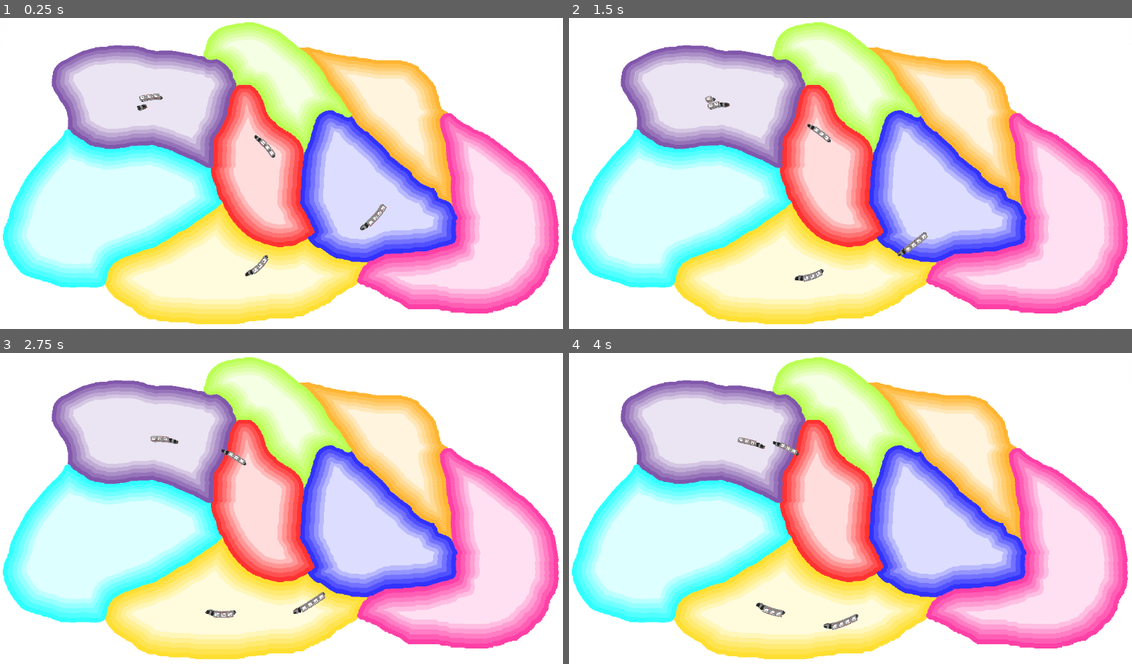
Above: before the commit, frames 1-4 (two rows, left to right).
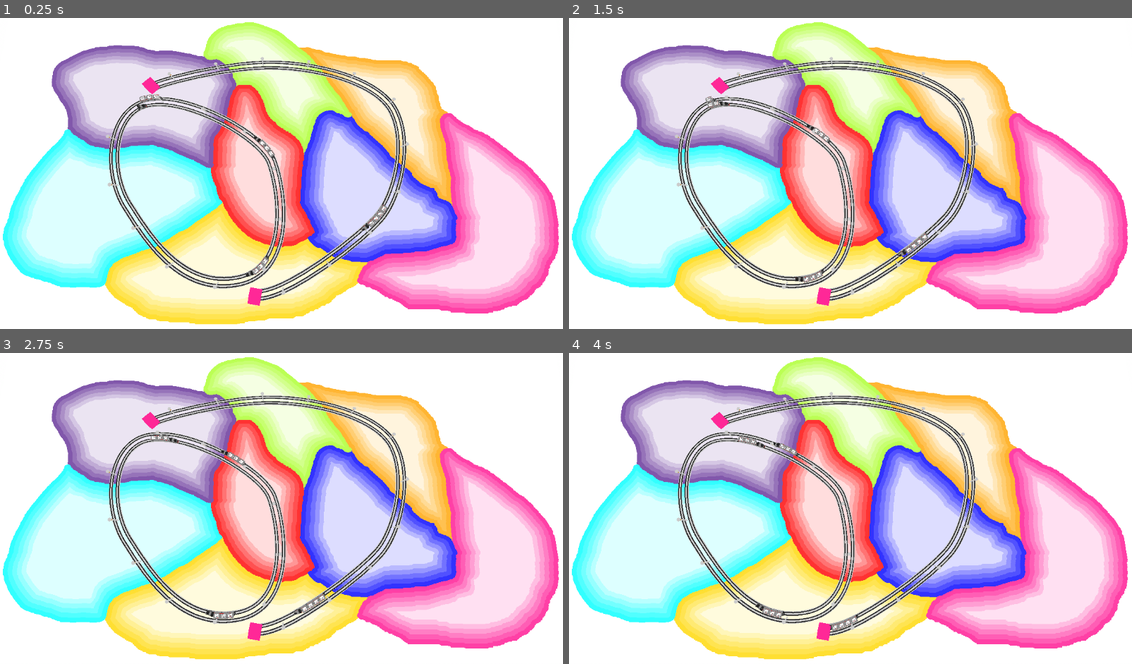
Above: after the commit, the same moments.

Repository: squirrelsoftcompany/LD54
Game: Godot game, scene res://_scenes/main.tscn
Same seed, same stepped clock (60 frames per second), same inputs: the game is played once before the commit and once after it.
Inputs (mouse positions are in pixels of both pictures, inside the frame that each line leads up to):
- Up to frame 1 (0.25 s): no input
- Up to frame 2 (1.5 s): move the mouse to (974, 157) at 0.52 s; move the mouse to (737, 189) at 1.27 s
- Up to frame 3 (2.75 s): move the mouse to (337, 436) at 2.02 s
- Up to frame 4 (4 s): move the mouse to (822, 570) at 2.77 s; move the mouse to (1019, 555) at 3.52 s

The runs differ from the first frame. In frame 1, 5.5% of the frame differs, in the area x 18-73%, y 12-93%; in frame 2, 5.5%; in frame 3, 5.5%; in frame 4, 5.5%.

Commit message:
rail generation

Diff:
--- /dev/null
+++ b/_scenes/nodes/end_of_line.tscn
@@ -0,0 +1,9 @@
+[gd_scene load_steps=3 format=3 uid="uid://ija2tya6eanq"]
+
+[ext_resource type="Material" uid="uid://d1oplnes2dpb8" path="res://resources/CountryMaterial/deeppink.tres" id="1_c2tl3"]
+[ext_resource type="ArrayMesh" uid="uid://cin5iu3htnk27" path="res://models/hangar.obj" id="2_ewtpq"]
+
+[node name="EndOfLine" type="MeshInstance3D"]
+visible = false
+material_override = ExtResource("1_c2tl3")
+mesh = ExtResource("2_ewtpq")
--- /dev/null
+++ b/_scenes/railways/lamp.tres
@@ -0,0 +1,81 @@
+[gd_resource type="VisualShader" load_steps=7 format=3 uid="uid://dmyndsbquyj6a"]
+
+[sub_resource type="VisualShaderNodeInput" id="VisualShaderNodeInput_s3jad"]
+expanded_output_ports = [0]
+input_name = "uv"
+
+[sub_resource type="VisualShaderNodeCompare" id="VisualShaderNodeCompare_d4bd7"]
+default_input_values = [0, 0.0, 1, 0.3, 2, 1e-05]
+function = 2
+
+[sub_resource type="VisualShaderNodeMix" id="VisualShaderNodeMix_i2kqb"]
+default_input_values = [0, Vector3(0, 0, 0), 1, Vector3(1, 1, 1), 2, Vector3(0.5, 0.5, 0.5)]
+op_type = 3
+
+[sub_resource type="VisualShaderNodeColorParameter" id="VisualShaderNodeColorParameter_brv74"]
+parameter_name = "light"
+
+[sub_resource type="VisualShaderNodeColorParameter" id="VisualShaderNodeColorParameter_fv46h"]
+parameter_name = "structure"
+
+[sub_resource type="VisualShaderNodeMix" id="VisualShaderNodeMix_vb1lc"]
+default_input_values = [0, Vector3(0, 0, 0), 1, Vector3(1, 1, 1), 2, Vector3(0.5, 0.5, 0.5)]
+op_type = 3
+
+[resource]
+code = "shader_type spatial;
+render_mode blend_mix, depth_draw_opaque, cull_back, diffuse_lambert, specular_schlick_ggx;
+
+uniform vec4 structure : source_color;
+uniform vec4 light : source_color;
+
+
+
+void fragment() {
+// ColorParameter:6
+	vec4 n_out6p0 = structure;
+
+
+// ColorParameter:5
+	vec4 n_out5p0 = light;
+
+
+// Input:2
+	vec2 n_out2p0 = UV;
+	float n_out2p1 = n_out2p0.r;
+
+
+// Compare:3
+	float n_in3p1 = 0.30000;
+	bool n_out3p0 = n_out2p1 > n_in3p1;
+
+
+// Mix:4
+	vec3 n_out4p0 = mix(vec3(n_out6p0.xyz), vec3(n_out5p0.xyz), vec3(n_out3p0 ? 1.0 : 0.0));
+
+
+// Mix:7
+	vec3 n_in7p0 = vec3(0.00000, 0.00000, 0.00000);
+	vec3 n_out7p0 = mix(n_in7p0, vec3(n_out5p0.xyz), vec3(n_out3p0 ? 1.0 : 0.0));
+
+
+// Output:0
+	ALBEDO = n_out4p0;
+	EMISSION = n_out7p0;
+
+
+}
+"
+nodes/fragment/2/node = SubResource("VisualShaderNodeInput_s3jad")
+nodes/fragment/2/position = Vector2(-580, 260)
+nodes/fragment/3/node = SubResource("VisualShaderNodeCompare_d4bd7")
+nodes/fragment/3/position = Vector2(-220, 260)
+nodes/fragment/4/node = SubResource("VisualShaderNodeMix_i2kqb")
+nodes/fragment/4/position = Vector2(120, 160)
+nodes/fragment/5/node = SubResource("VisualShaderNodeColorParameter_brv74")
+nodes/fragment/5/position = Vector2(-300, -160)
+nodes/fragment/6/node = SubResource("VisualShaderNodeColorParameter_fv46h")
+nodes/fragment/6/position = Vector2(-420, 20)
+nodes/fragment/7/node = SubResource("VisualShaderNodeMix_vb1lc")
+nodes/fragment/7/position = Vector2(80, 360)
+nodes/fragment/connections = PackedInt32Array(2, 1, 3, 0, 4, 0, 0, 0, 3, 0, 4, 2, 7, 0, 0, 5, 3, 0, 7, 2, 6, 0, 4, 0, 5, 0, 4, 1, 5, 0, 7, 1)
--- a/_scenes/railways/railway.gd
+++ b/_scenes/railways/railway.gd
@@ -1,20 +1,28 @@
 @tool
 extends Path3D
 
-
 @export var reset_y := true
 @export var reset_tilt := true
-
+@export var visual_elements_interval := 1.0
+var visual_rail = Node3D
+var visual_elements = MultiMesh
+var start_visual = Node3D
+var end_visual = Node3D
 
 # Called when the node enters the scene tree for the first time.
 func _ready() -> void:
+	visual_elements = $RailDecoration.multimesh
+	start_visual = $EndOfLine
+	end_visual = $EndOfLine2
+	visual_rail = $Rail
+	update_multimesh()
 	if Engine.is_editor_hint():
 		connect("curve_changed", on_curve_changed)
 	pass # Replace with function body.
 
-
 var wip := false
 func on_curve_changed():
+	update_multimesh()
 	if (not reset_y and not reset_tilt) or wip or not Engine.is_editor_hint():
 		return
 
@@ -32,3 +40,29 @@
 
 	#prints(curve.resource_path, "reset")
 	wip = false
+
+func update_multimesh ():
+	var path_length = curve.get_baked_length()
+	var count = floor(path_length/visual_elements_interval)
+	visual_elements.instance_count = count
+	var distance = visual_elements_interval/2
+
+	for i in range(0,count):
+		var place = Transform3D(Basis(),curve.sample_baked(distance,true))
+		visual_elements.set_instance_transform(i,place)
+		distance += visual_elements_interval
+
+	var start = curve.get_point_position(0)
+	var end = curve.get_point_position(curve.point_count-1)
+	if start.distance_to(end) > 10.0:
+		start_visual.transform.origin = start
+		start_visual.look_at(curve.sample_baked(0.2))
+		end_visual.transform.origin = end
+		end_visual.look_at(curve.sample_baked(path_length-0.2))
+		start_visual.visible = true
+		end_visual.visible = true
+		visual_rail.path_joined = false
+	else:
+		start_visual.visible = false
+		end_visual.visible = false
+		visual_rail.path_joined = true
--- /dev/null
+++ b/_scenes/railways/railway.tres
@@ -0,0 +1,123 @@
+[gd_resource type="VisualShader" load_steps=11 format=3 uid="uid://b1h5011f8xsfx"]
+
+[sub_resource type="VisualShaderNodeColorParameter" id="VisualShaderNodeColorParameter_xsw2e"]
+parameter_name = "gravel"
+
+[sub_resource type="VisualShaderNodeInput" id="VisualShaderNodeInput_h47nn"]
+input_name = "normal"
+
+[sub_resource type="VisualShaderNodeVectorDistance" id="VisualShaderNodeVectorDistance_4745n"]
+default_input_values = [0, Vector3(0, 0, 0), 1, Vector3(0, -1, 0)]
+
+[sub_resource type="VisualShaderNodeFloatFunc" id="VisualShaderNodeFloatFunc_t5qnr"]
+function = 31
+
+[sub_resource type="VisualShaderNodeVectorOp" id="VisualShaderNodeVectorOp_yuuku"]
+operator = 2
+
+[sub_resource type="VisualShaderNodeInput" id="VisualShaderNodeInput_2tthq"]
+expanded_output_ports = [0]
+input_name = "color"
+
+[sub_resource type="VisualShaderNodeCompare" id="VisualShaderNodeCompare_kr6fe"]
+default_input_values = [0, 0.0, 1, 0.21, 2, 1e-05]
+function = 4
+
+[sub_resource type="VisualShaderNodeMix" id="VisualShaderNodeMix_08dam"]
+default_input_values = [0, Vector3(0, 0, 0), 1, Vector3(1, 1, 1), 2, Vector3(0.5, 0.5, 0.5)]
+op_type = 3
+
+[sub_resource type="VisualShaderNodeColorParameter" id="VisualShaderNodeColorParameter_u2dpi"]
+parameter_name = "rail"
+
+[sub_resource type="VisualShaderNodeInput" id="VisualShaderNodeInput_vxxss"]
+input_name = "vertex"
+
+[resource]
+code = "shader_type spatial;
+render_mode blend_mix, depth_draw_opaque, cull_back, diffuse_lambert, specular_schlick_ggx;
+
+uniform vec4 rail : source_color;
+uniform vec4 gravel : source_color;
+
+
+
+void vertex() {
+// Input:2
+	vec3 n_out2p0 = VERTEX;
+
+
+// Output:0
+	COLOR.rgb = n_out2p0;
+
+
+}
+
+void fragment() {
+// ColorParameter:6
+	vec4 n_out6p0 = rail;
+
+
+// Input:14
+	vec3 n_out14p0 = NORMAL;
+
+
+// Distance:15
+	vec3 n_in15p1 = vec3(0.00000, -1.00000, 0.00000);
+	float n_out15p0 = distance(n_out14p0, n_in15p1);
+
+
+// FloatFunc:16
+	float n_out16p0 = 1.0 - n_out15p0;
+
+
+// VectorOp:17
+	vec3 n_out17p0 = vec3(n_out6p0.xyz) * vec3(n_out16p0);
+
+
+// ColorParameter:11
+	vec4 n_out11p0 = gravel;
+
+
+// Input:2
+	vec4 n_out2p0 = COLOR;
+	float n_out2p2 = n_out2p0.g;
+
+
+// Compare:3
+	float n_in3p1 = 0.21000;
+	bool n_out3p0 = n_out2p2 < n_in3p1;
+
+
+// Mix:4
+	vec3 n_out4p0 = mix(n_out17p0, vec3(n_out11p0.xyz), vec3(n_out3p0 ? 1.0 : 0.0));
+
+
+// Output:0
+	ALBEDO = n_out4p0;
+
+
+}
+"
+nodes/vertex/2/node = SubResource("VisualShaderNodeInput_vxxss")
+nodes/vertex/2/position = Vector2(-380, 400)
+nodes/vertex/connections = PackedInt32Array(2, 0, 0, 6)
+nodes/fragment/2/node = SubResource("VisualShaderNodeInput_2tthq")
+nodes/fragment/2/position = Vector2(-1040, 220)
+nodes/fragment/3/node = SubResource("VisualShaderNodeCompare_kr6fe")
+nodes/fragment/3/position = Vector2(-560, 240)
+nodes/fragment/4/node = SubResource("VisualShaderNodeMix_08dam")
+nodes/fragment/4/position = Vector2(100, 80)
+nodes/fragment/6/node = SubResource("VisualShaderNodeColorParameter_u2dpi")
+nodes/fragment/6/position = Vector2(-800, -300)
+nodes/fragment/11/node = SubResource("VisualShaderNodeColorParameter_xsw2e")
+nodes/fragment/11/position = Vector2(-860, -20)
+nodes/fragment/14/node = SubResource("VisualShaderNodeInput_h47nn")
+nodes/fragment/14/position = Vector2(-1000, 460)
+nodes/fragment/15/node = SubResource("VisualShaderNodeVectorDistance_4745n")
+nodes/fragment/15/position = Vector2(-680, 480)
+nodes/fragment/16/node = SubResource("VisualShaderNodeFloatFunc_t5qnr")
+nodes/fragment/16/position = Vector2(-492.803, 488.458)
+nodes/fragment/17/node = SubResource("VisualShaderNodeVectorOp_yuuku")
+nodes/fragment/17/position = Vector2(-191.513, -83.8958)
+nodes/fragment/connections = PackedInt32Array(2, 2, 3, 0, 4, 0, 0, 0, 3, 0, 4, 2, 11, 0, 4, 1, 14, 0, 15, 0, 15, 0, 16, 0, 6, 0, 17, 0, 17, 0, 4, 0, 16, 0, 17, 1)
--- a/_scenes/railways/railway.tscn
+++ b/_scenes/railways/railway.tscn
@@ -1,15 +1,66 @@
-[gd_scene load_steps=3 format=3 uid="uid://bjlt2nukdye2a"]
+[gd_scene load_steps=10 format=3 uid="uid://bjlt2nukdye2a"]
 
 [ext_resource type="Script" path="res://_scenes/railways/railway.gd" id="1_wrlmh"]
+[ext_resource type="Shader" uid="uid://b1h5011f8xsfx" path="res://_scenes/railways/railway.tres" id="2_jdbdf"]
+[ext_resource type="Shader" uid="uid://dmyndsbquyj6a" path="res://_scenes/railways/lamp.tres" id="3_v3bw5"]
+[ext_resource type="ArrayMesh" uid="uid://dfp3aulbk7etm" path="res://models/Lamp.obj" id="3_vjhk6"]
+[ext_resource type="PackedScene" uid="uid://ija2tya6eanq" path="res://_scenes/nodes/end_of_line.tscn" id="5_b1hjo"]
 
 [sub_resource type="Curve3D" id="Curve3D_vebey"]
 resource_local_to_scene = true
 _data = {
-"points": PackedVector3Array(0, 0, 0, 0, 0, 0, 134.237, 0, 34.5046, 0, 0, 0, 0, 0, 0, 88.1163, 0, -15.8111, 0, 0, 0, 0, 0, 0, 80.4008, 0, 42.5773, 0, 0, 0, 0, 0, 0, 113.44, 0, 74.6671, 0, 0, 0, 0, 0, 0, 134.14, 0, 34.9565),
+"points": PackedVector3Array(0, 0, 0, 0, 0, 0, 132.548, 0, 3.40829, 0, 0, 0, 0, 0, 0, 88.6877, 0, -2.3206, 0, 0, 0, 0, 0, 0, 67.0968, 0, 48.5974, 0, 0, 0, 0, 0, 0, 113.44, 0, 74.6671, 0, 0, 0, 0, 0, 0, 134.541, 0, 31.5398),
 "tilts": PackedFloat32Array(0, 0, 0, 0, 0)
 }
 point_count = 5
 
+[sub_resource type="ShaderMaterial" id="ShaderMaterial_nog6x"]
+render_priority = 0
+shader = ExtResource("2_jdbdf")
+shader_parameter/rail = Color(0.376471, 0.376471, 0.376471, 1)
+shader_parameter/gravel = Color(0.788235, 0.788235, 0.788235, 1)
+
+[sub_resource type="ShaderMaterial" id="ShaderMaterial_2dogx"]
+render_priority = 0
+shader = ExtResource("3_v3bw5")
+shader_parameter/structure = Color(0.788235, 0.788235, 0.788235, 1)
+shader_parameter/light = Color(0.552941, 0.34902, 0.054902, 1)
+
+[sub_resource type="MultiMesh" id="MultiMesh_8vy63"]
+resource_local_to_scene = true
+transform_format = 1
+instance_count = 3
+mesh = ExtResource("3_vjhk6")
+buffer = PackedFloat32Array(1, 0, 0, 102.801, 0, 1, 0, 0, 0, 0, 1, -0.477209, 1, 0, 0, 70.8208, 0, 1, 0, 0, 0, 0, 1, 39.815, 1, 0, 0, 111.076, 0, 1, 0, 0, 0, 0, 1, 73.3375)
+
 [node name="railway" type="Path3D"]
 curve = SubResource("Curve3D_vebey")
 script = ExtResource("1_wrlmh")
+visual_elements_interval = 60.0
+
+[node name="Rail" type="CSGPolygon3D" parent="."]
+material_override = SubResource("ShaderMaterial_nog6x")
+snap = 1e-06
+polygon = PackedVector2Array(6.5, 0.15, 7.5, -0.3, -7.5, -0.3, -6.5, 0.15, -6, 0.15, -6, 0.5, -5, 0.5, -5, 0.2, -3, 0.2, -3, 0.5, -2, 0.5, -2, 0.15, -1.5, -0.2, 1.5, -0.2, 2, 0.15, 2, 0.5, 3, 0.5, 3, 0.2, 5, 0.2, 5, 0.5, 6, 0.5, 6, 0.15)
+mode = 2
+path_node = NodePath("..")
+path_interval_type = 0
+path_interval = 1.0
+path_simplify_angle = 2.9
+path_rotation = 2
+path_local = false
+path_continuous_u = true
+path_u_distance = 1.0
+path_joined = false
+
+[node name="RailDecoration" type="MultiMeshInstance3D" parent="."]
+material_override = SubResource("ShaderMaterial_2dogx")
+multimesh = SubResource("MultiMesh_8vy63")
+
+[node name="EndOfLine" parent="." instance=ExtResource("5_b1hjo")]
+transform = Transform3D(0.129494, 0, 0.991457, 0, 0.999936, 0, -0.991462, 0, 0.129494, 132.548, 0, 3.40829)
+visible = true
+
+[node name="EndOfLine2" parent="." instance=ExtResource("5_b1hjo")]
+transform = Transform3D(-0.898234, 0, 0.439518, 0, 1, 0, -0.439518, 0, -0.898234, 134.541, 0, 31.5398)
+visible = true
--- a/project.godot
+++ b/project.godot
@@ -30,5 +30,5 @@
 train/tgv_speed=40.0
 train/zero_to_max_time=1.0
 train/very_close_threshold=1.0
-train/forward_h_offset=5.0
+train/forward_h_offset=4.0
 wagon/offset=8.0
